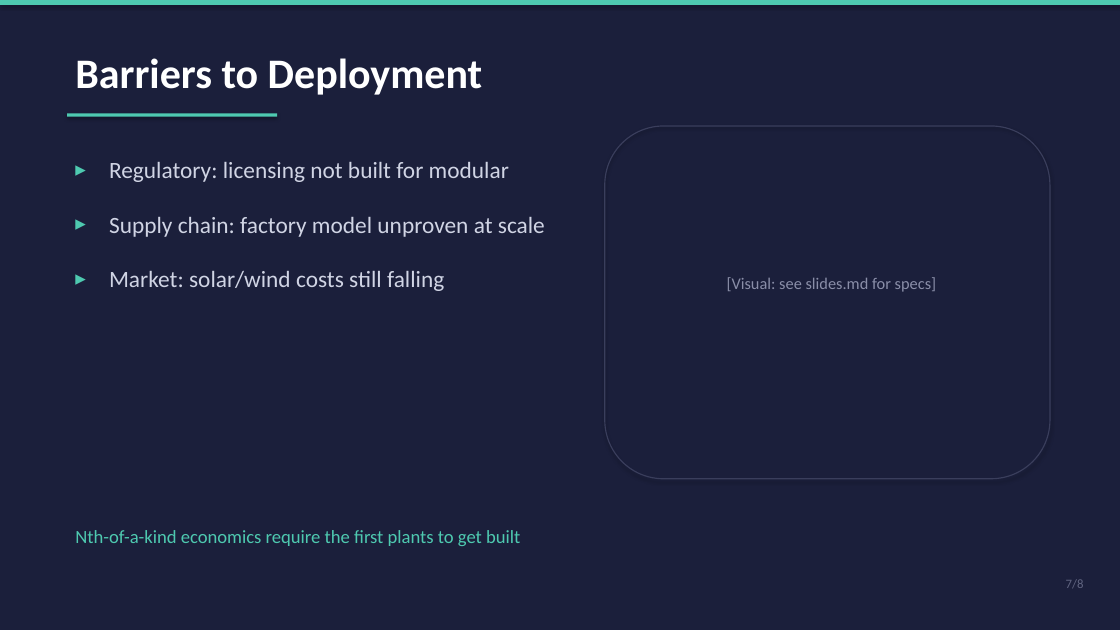
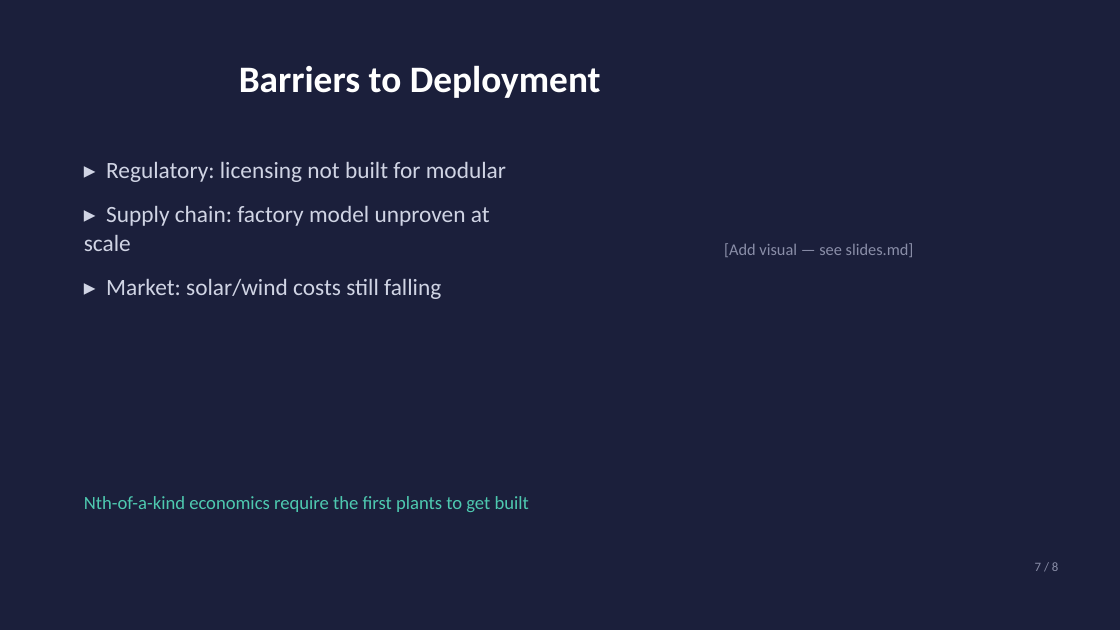
Before and after one commit to jjfixman6/energy-and-the-environment, a slide deck: slide 8 of SMR_NuScale_Presentation.pptx. Drawn at 1120x630 pixels with LibreOffice and Linux fonts; fonts in the diff are those of the drawing. Boxes give left, top, right and bottom in pixels: in the first picture for what was removed or moved away, otherwise in the second. Text is boxed around its words. In the diff, an @@ line names an element or a change of style, - is before the commit and + after.

```diff
--- a/SMR_NuScale_Presentation.pptx
+++ b/SMR_NuScale_Presentation.pptx
@@ rectangle removed at (x1=0, y1=0, x2=1120, y2=5) @@
@@ title "Barriers to Deployment" moved from (x1=75, y1=58, x2=483, y2=95) to (x1=239, y1=65, x2=601, y2=98) @@
@@ title "Barriers to Deployment" at (x1=239, y1=65, x2=601, y2=98): size 36 to 32 pt; alignment left to centre; vertical alignment top to middle @@
@@ rectangle removed at (x1=67, y1=113, x2=277, y2=117) @@
@@ rounded rectangle removed at (x1=605, y1=126, x2=1050, y2=479) @@
@@ text removed at (x1=67, y1=151, x2=101, y2=193) @@
-▸
@@ text at (x1=84, y1=162, x2=506, y2=299): text changed @@
-Market: solar/wind costs still falling
+▸ Regulatory: licensing not built for modular
+▸ Supply chain: factory model unproven at scale
+▸ Market: solar/wind costs still falling
@@ text removed at (x1=109, y1=162, x2=509, y2=182) @@
-Regulatory: licensing not built for modular
@@ text removed at (x1=67, y1=206, x2=101, y2=248) @@
-▸
@@ text removed at (x1=109, y1=217, x2=545, y2=237) @@
-Supply chain: factory model unproven at scale
@@ text removed at (x1=67, y1=260, x2=101, y2=302) @@
-▸
@@ text at (x1=724, y1=243, x2=914, y2=257): text changed @@
-[Visual: see slides.md for specs]
+[Add visual — see slides.md]
@@ text "Nth-of-a-kind economics require the first ..." moved from (x1=75, y1=530, x2=520, y2=546) to (x1=84, y1=496, x2=529, y2=512) @@
@@ text at (x1=1035, y1=562, x2=1058, y2=571): text changed; text colour #606480 to #8A8EA8 @@
-7/8
+7 / 8
```
Also in this commit, not shown: 8 other slides changed, 1 other file.
